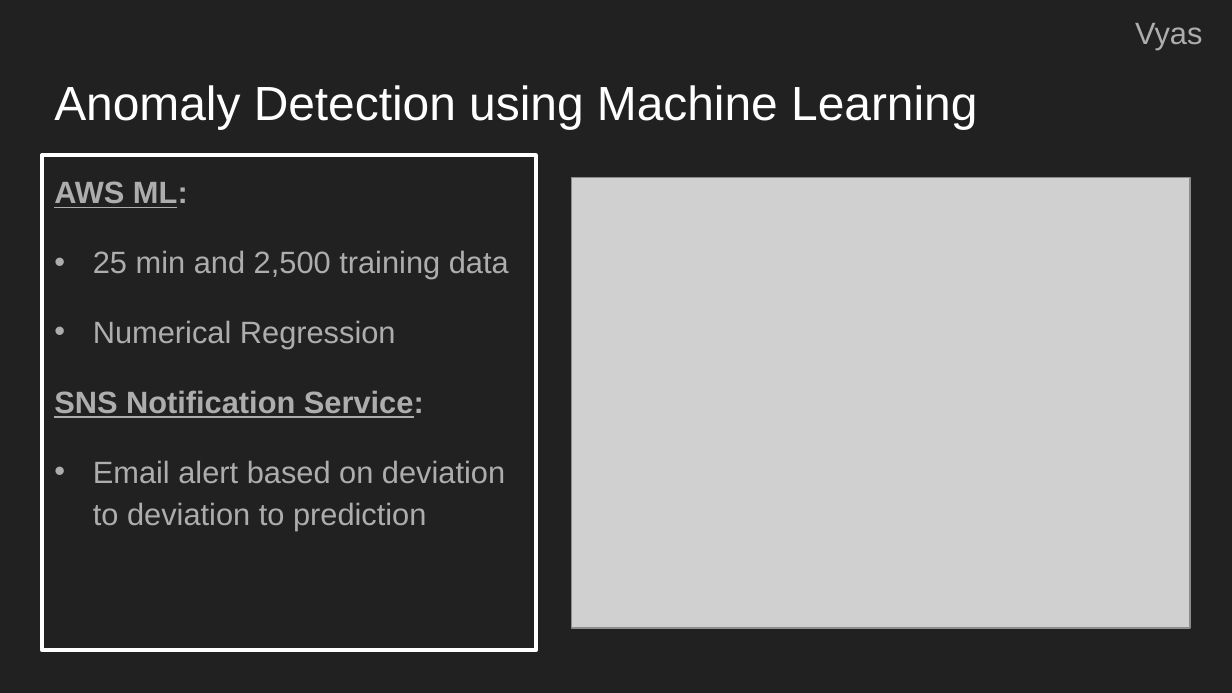
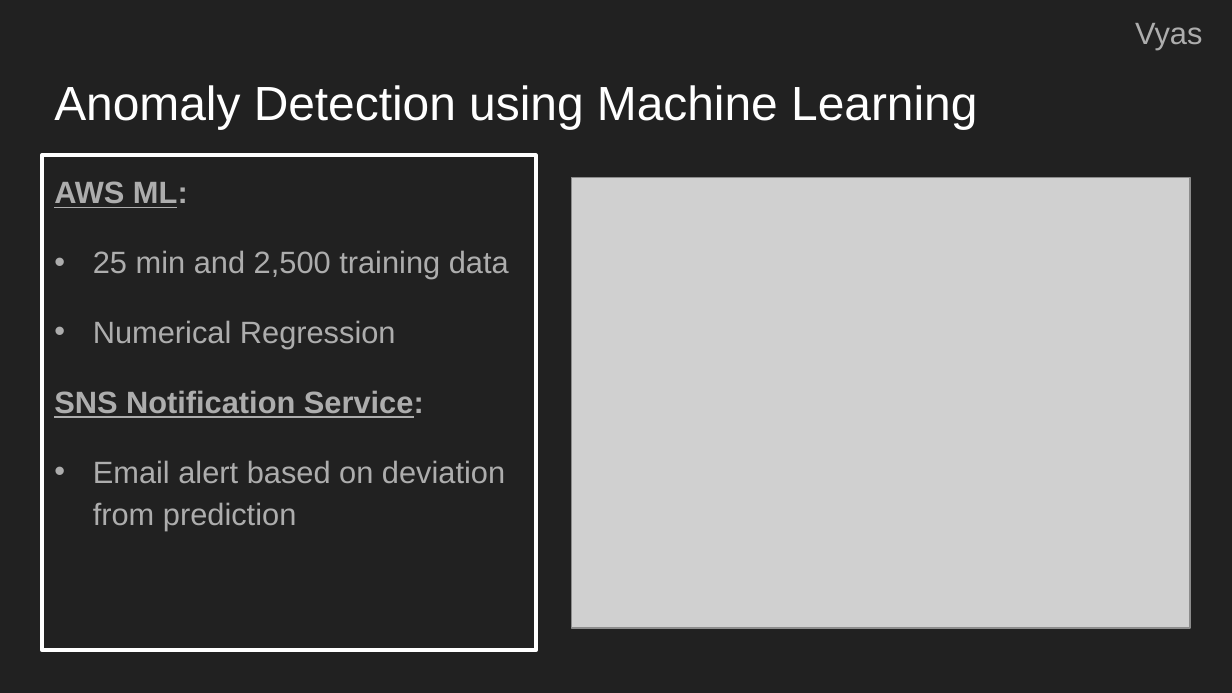
Before and after one commit to vyas85/iot-anomaly-detection, a slide deck: slide 8 of FinalReport/W205_FinalProjectPresentation.pptx. Drawn at 1232x693 pixels with LibreOffice and Linux fonts; fonts in the diff are those of the drawing; grey boxes stand for pictures. Boxes give left, top, right and bottom in pixels: in the first picture for what was removed or moved away, otherwise in the second. Text is boxed around its words. In the diff, an @@ line names an element or a change of style, - is before the commit and + after.

```diff
--- a/FinalReport/W205_FinalProjectPresentation.pptx
+++ b/FinalReport/W205_FinalProjectPresentation.pptx
@@ text at box(93, 460, 505, 531): text changed @@
-• Email alert based on deviation to deviation to prediction
+• Email alert based on deviation from prediction
```
Also in this commit, not shown: 2 other slides changed, 1 other file.
